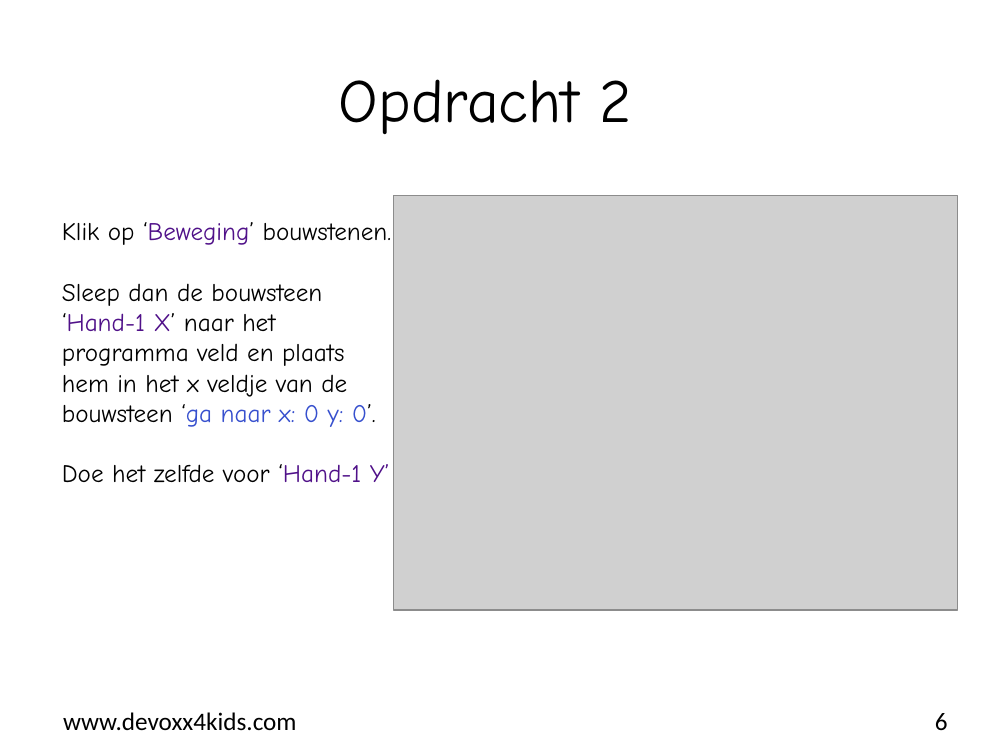
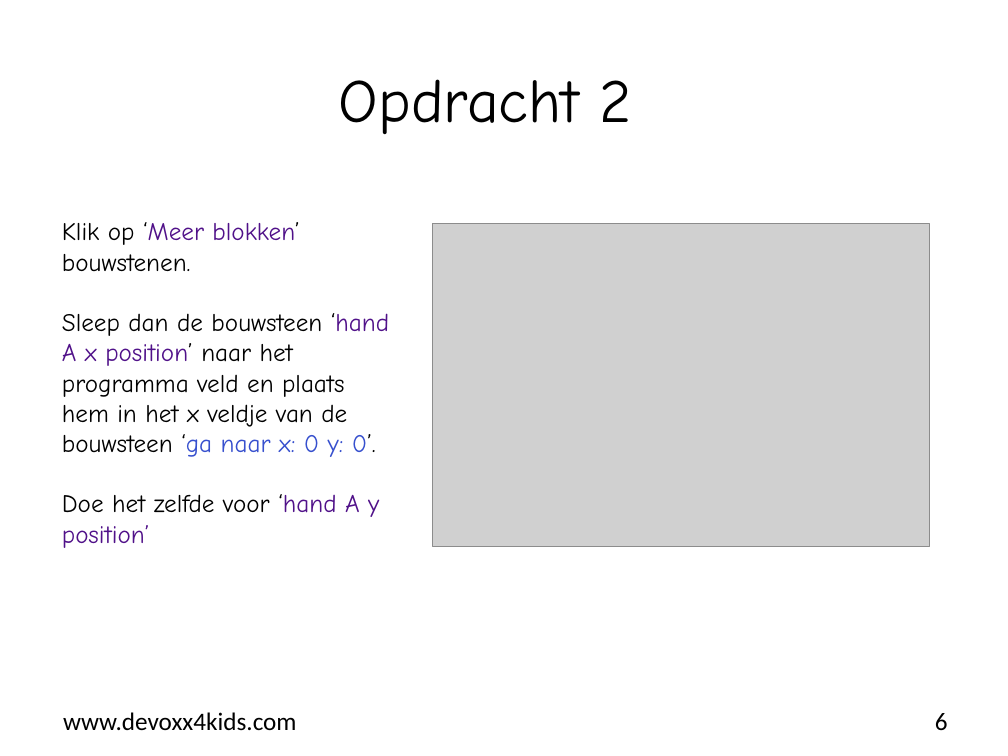
Before and after one commit to bertjan/openvalue-devoxx4kids, a slide deck: slide 6 of scratch-leapmotion/instructions/nl/Scratch-opdracht_02.pptx. Drawn at 1008x756 pixels with LibreOffice and Linux fonts; fonts in the diff are those of the drawing; grey boxes stand for pictures; background and template pictures are left out. Boxes give left, top, right and bottom in pixels: in the first picture for what was removed or moved away, otherwise in the second. Text is boxed around its words. In the diff, an @@ line names an element or a change of style, - is before the commit and + after.

```diff
--- a/scratch-leapmotion/instructions/nl/Scratch-opdracht_02.pptx
+++ b/scratch-leapmotion/instructions/nl/Scratch-opdracht_02.pptx
@@ text at (62, 222, 390, 548): text changed @@
-Klik op ‘Beweging’ bouwstenen.
-Sleep dan de bouwsteen ‘Hand-1 X’ naar het programma veld en plaats hem in het x veldje van de bouwsteen ‘ga naar x: 0 y: 0’.
-Doe het zelfde voor ‘Hand-1 Y’
+Klik op ‘Meer blokken’ bouwstenen.
+Sleep dan de bouwsteen ‘hand A x position’ naar het programma veld en plaats hem in het x veldje van de bouwsteen ‘ga naar x: 0 y: 0’.
+Doe het zelfde voor ‘hand A y position’
@@ picture: place and size @@
-picture at (393, 196, 958, 610)
+picture at (432, 224, 930, 546)
```
Also in this commit, not shown: 10 other slides changed, 2 other files.
